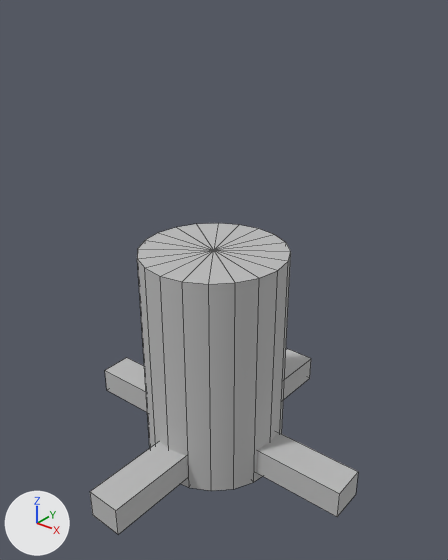
The OBJ model res/Models/Projectile/rocket.obj: old version first, new version second.
Rendered twice from a 50 mm lens placed at (4.73, -5.64, 6.27), pointed at (0.21, 0.02, 2.77). Every picture has the same lights, and +X, +Y and +Z are marked at lower left. Mesh edges are drawn as thin lines. Where no turn or scale is listed for an object, it has been applied to the vertices.

The first picture shows 'rocket'.
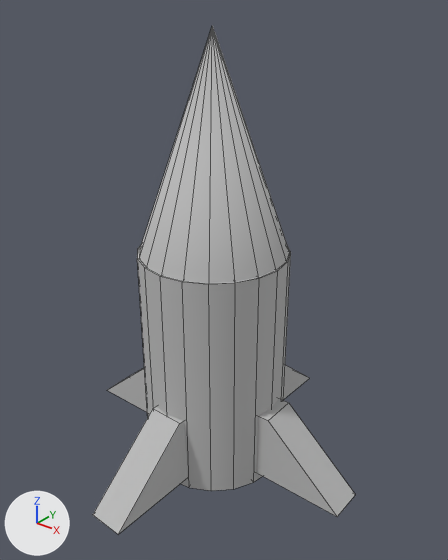
Commit message: update rocket file

Boxes [x1, y1, x2, y2] around the edits, measured in the pictures (448 x 560 px; the box of a moved part takes in the faces that stretch with it):
'rocket', reshaped (63% taller): before [90, 223, 358, 534]; after [93, 25, 355, 534]
part 1 of me_rocket, added: after [139, 25, 289, 283]
part 2 of me_rocket, moved or reshaped: before [105, 358, 358, 517]; after [108, 368, 355, 517]
part 3 of me_rocket, moved or reshaped: before [90, 349, 311, 534]; after [93, 365, 309, 534]

Patch to the scene script:
```diff
--- a/res/Models/Projectile/rocket.obj.py
+++ b/res/Models/Projectile/rocket.obj.py
@@ me_rocket @@
 me_rocket.from_pydata(...)  # 58 vertices, 72 faces; spans x -2.07..2.24, y -2.16..2.17, z 0.0..3.14
 # used by ob_rocket; location = (0.0, 0.0, 0.0)
 # verts and faces of me_rocket; kept vertices keep their numbers, new ones are numbered from 58
 # before: 2 (-2.07, -0.24, 0.54) at pixel (104, 370), 3 (2.24, -0.24, 0.54) at pixel (339, 493), 4 (-2.07, 0.25, 0.54) at pixel (126, 357), 5 (2.24, 0.25, 0.54) at pixel (358, 471)
 # before: 10 (0.29, -2.16, 0.54) at pixel (115, 510), 11 (0.37, 2.16, 0.54) at pixel (311, 358), 12 (-0.2, -2.15, 0.54) at pixel (89, 491), 13 (-0.12, 2.17, 0.54) at pixel (287, 348)
+# me_rocket part 1: a new loose piece, a 20-sided cone pointing to +z spanning x -0.92..1.0, y -0.94..0.99, z 3.13..5.81, in mat_initialshadinggroup (grey #bcbcbc)
+# me_rocket part 2
+verts[2] = (-0.97, -0.24, 1.12)  # moved
+verts[4] = (-0.97, 0.25, 1.12)  # moved
+verts[3] = (1.14, -0.24, 1.12)  # moved, pixel (268, 420)
+verts[5] = (1.14, 0.25, 1.12)  # moved, pixel (288, 402)
+# me_rocket part 3
+verts[10] = (0.29, -1.0, 1.12)  # moved, pixel (179, 423)
+verts[12] = (-0.2, -0.99, 1.12)  # moved, pixel (152, 408)
+verts[11] = (0.37, 1.0, 1.12)  # moved
+verts[13] = (-0.12, 1.01, 1.12)  # moved
 me_rocket.materials.append(mat_initialshadinggroup)
```
